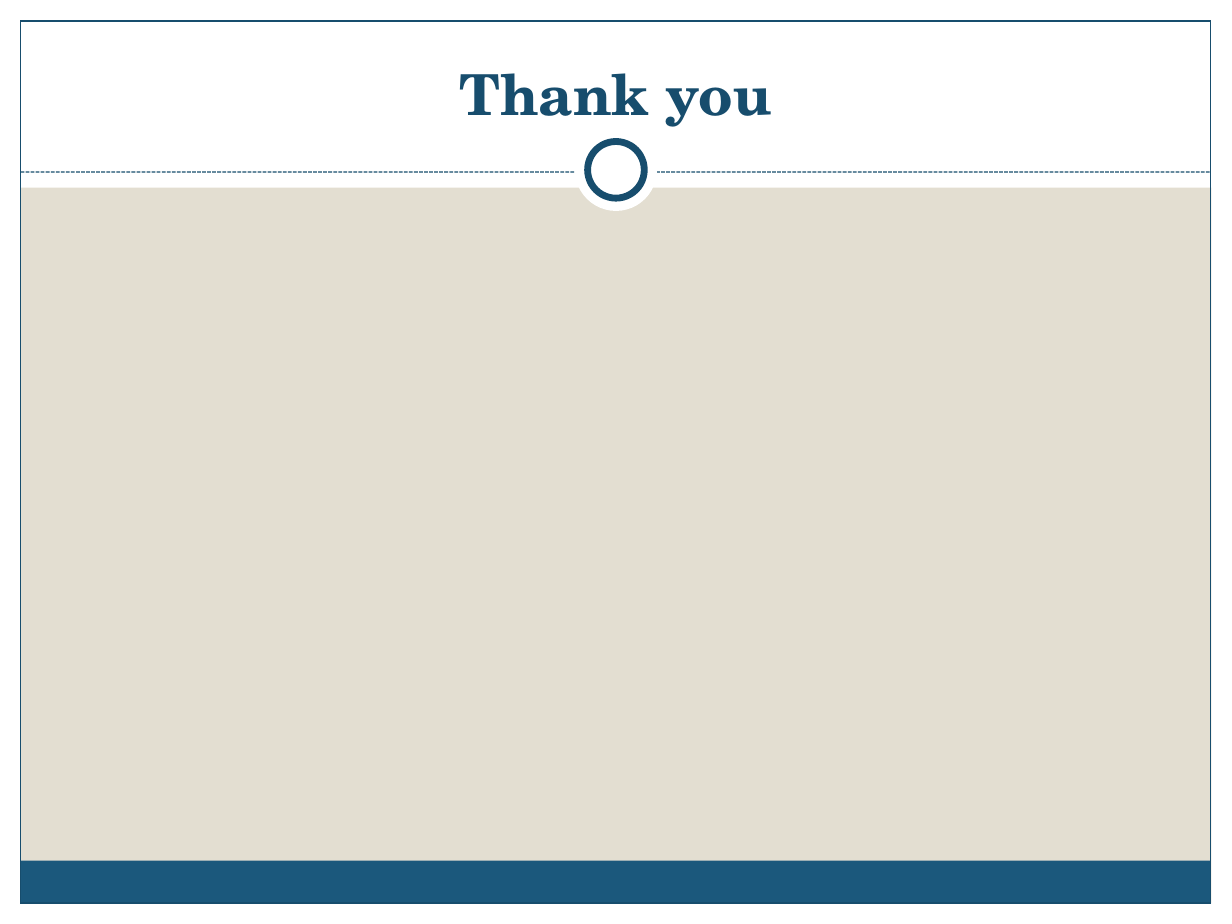
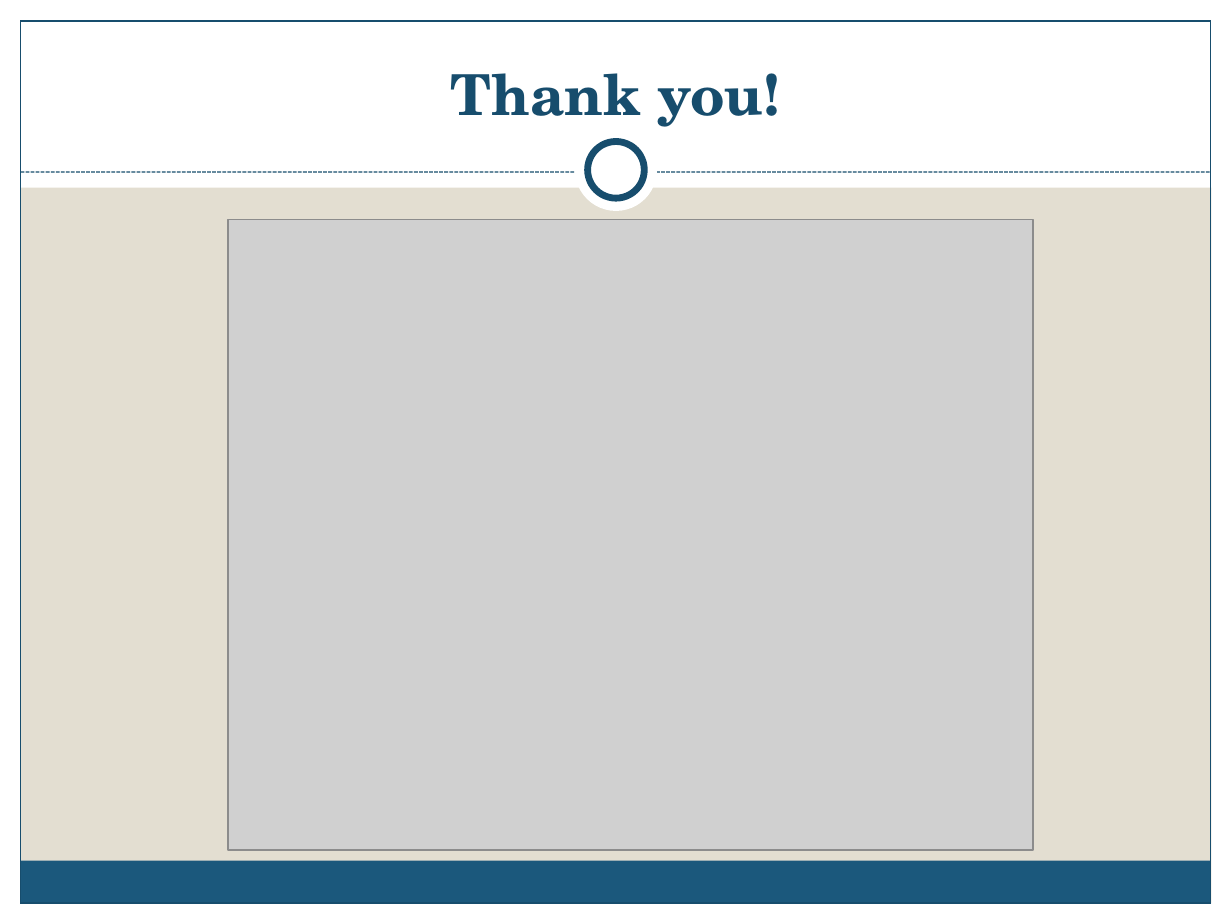
Before and after one commit to emivulpe/weave, a slide deck: slide 18 of presentation/WEAVE presentation.pptx. Drawn at 1232x924 pixels with LibreOffice and Linux fonts; fonts in the diff are those of the drawing; grey boxes stand for pictures. Boxes give left, top, right and bottom in pixels: in the first picture for what was removed or moved away, otherwise in the second. Text is boxed around its words. In the diff, an @@ line names an element or a change of style, - is before the commit and + after.

```diff
--- a/presentation/WEAVE presentation.pptx
+++ b/presentation/WEAVE presentation.pptx
@@ title at <box>451,73,780,127</box>: text changed @@
-Thank you
+Thank you!
@@ picture added at <box>228,219,1034,850</box> @@
```
Also in this commit, not shown: 8 other slides changed, 2 slides added, 25 other files.
